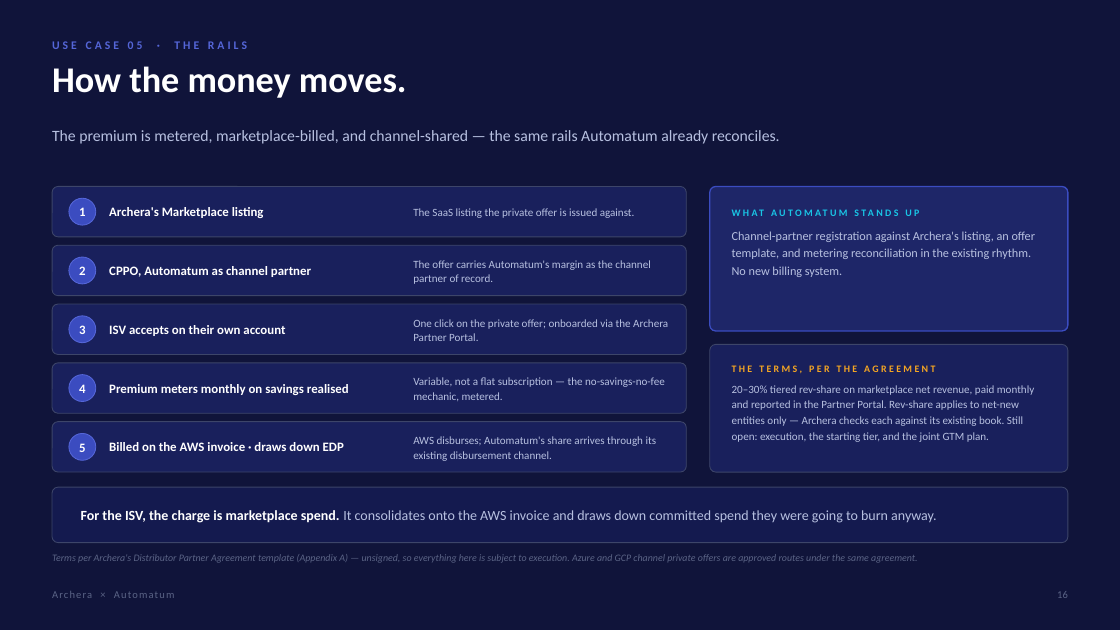
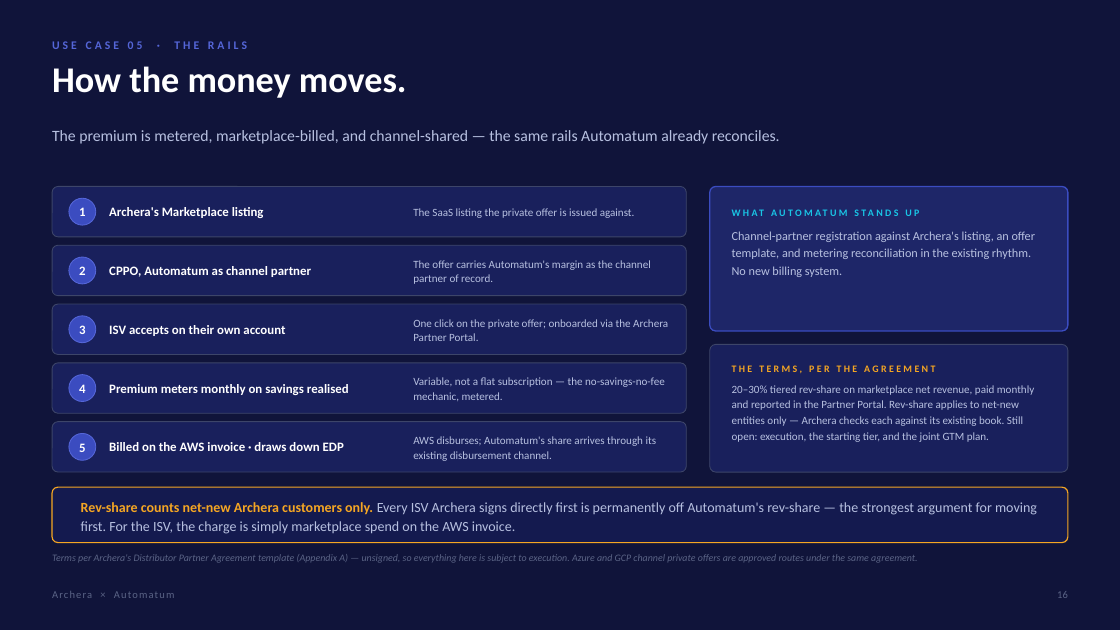
Before and after one commit to KianteEvans/barberbook, a slide deck: slide 16 of decks/Archera-for-Automatum.pptx. Drawn at 1120x630 pixels with LibreOffice and Linux fonts; fonts in the diff are those of the drawing. Boxes give left, top, right and bottom in pixels: in the first picture for what was removed or moved away, otherwise in the second. Text is boxed around its words. In the diff, an @@ line names an element or a change of style, - is before the commit and + after.

```diff
--- a/decks/Archera-for-Automatum.pptx
+++ b/decks/Archera-for-Automatum.pptx
@@ rounded rectangle at bbox=[52, 487, 1068, 543]: outline #3D4569 0.75 pt to #F5A623 1 pt @@
@@ text at bbox=[81, 502, 1037, 534]: text changed @@
-For the ISV, the charge is marketplace spend. It consolidates onto the AWS invoice and draws down committed spend they were going to burn anyway.
+Rev-share counts net-new Archera customers only. Every ISV Archera signs directly first is permanently off Automatum's rev-share — the strongest argument for moving first. For the ISV, the charge is simply marketplace spend on the AWS invoice.
```
Also in this commit, not shown: 4 other slides changed, 1 slide added, 2 other files.
